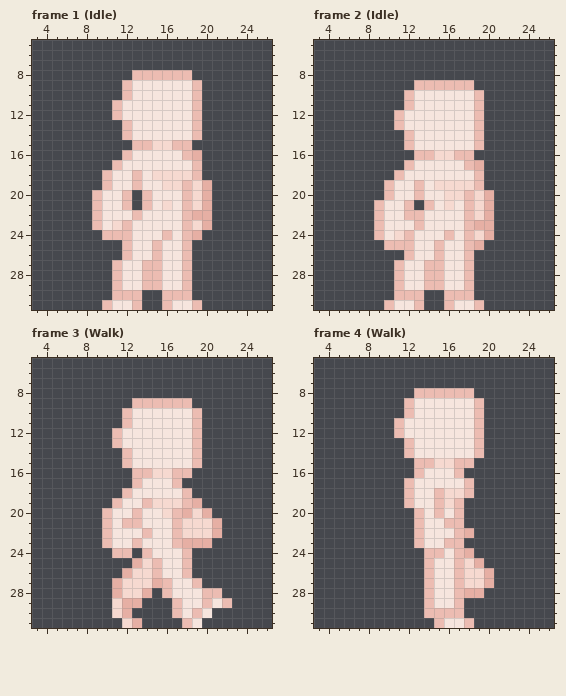
Edited in one commit: pixel-art file (textures/player/wearables/Newest character design.aseprite). Above is the file before it was changed.
32x32 pixels, 17 frames. Shown: frame 1 (Idle): x 3..26, y 5..31; frame 2 (Idle): x 3..26, y 5..31; frame 3 (Walk): x 3..26, y 5..31; frame 4 (Walk): x 3..26, y 5..31. The commit also changed other frames, which this record leaves out.
The same view after the edit:
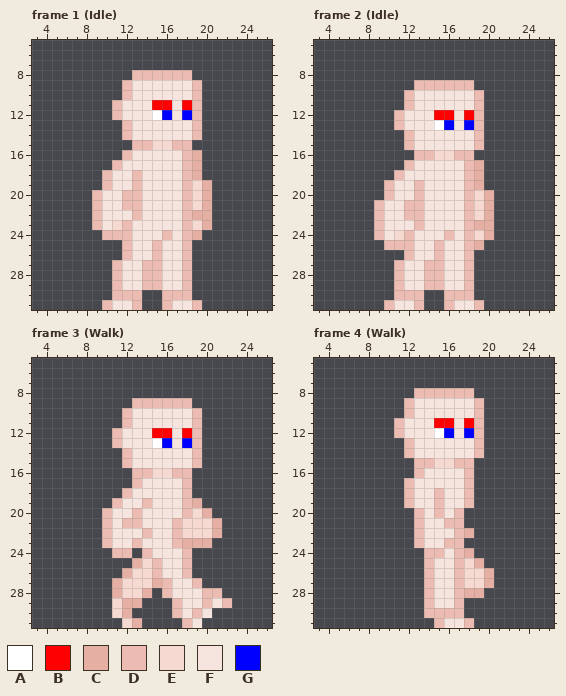
Palette (. is transparent): A #ffffff  B #ff0000  C #e6afa4  D #ecbcb2  E #f6d9d0  F #f6e5de  G #0000ff
Diff:
layer "Base" now hidden
layer "Base Male" now shown
layer "Eyes" now shown
Frame 1 (Idle), layers "Eyes", "Base Male":
The author changed colour F to colour A in row 12 at x 15.
The author changed colour F to colour B in row 11 at x 15 to 16 and 18.
The author changed colour D to colour C in rows 17 to 18 at x 19.
Colour D now appears in rows 20 to 21 at x 13.
The author changed colour E to colour D in row 18 at x 18.
The author changed colour F to colour D in row 17 at x 18.
The author changed colour D to colour F in rows 20 to 21 at x 14.
The author changed colour E to colour F in row 18 at x 15 to 17; in row 19 at x 16 to 17; in row 21 at x 16.
The author changed colour F to colour G in row 12 at x 16 and 18.
Frame 2 (Idle), layers "Eyes", "Base Male":
The author changed colour F to colour A in row 13 at x 15.
The author changed colour F to colour B in row 12 at x 15 to 16 and 18.
The author changed colour D to colour C in rows 18 to 19 at x 19.
Colour D now appears in row 21 at x 13.
The author changed colour E to colour D in row 19 at x 18.
The author changed colour F to colour D in row 18 at x 18.
The author changed colour D to colour F in row 21 at x 14.
The author changed colour E to colour F in row 19 at x 15 to 17; in row 20 at x 16 to 17; in row 21 at x 16.
The author changed colour F to colour G in row 13 at x 16 and 18.
Frame 3 (Walk), layers "Eyes", "Base Male":
The author changed colour F to colour A in row 13 at x 15.
The author changed colour F to colour B in row 12 at x 15 to 16 and 18.
Colour D now appears in row 17 at x 18.
The author changed colour C to colour D in row 20 at x 18.
The author changed colour D to colour F in row 17 at x 17; in row 20 at x 17.
The author changed colour E to colour F in row 19 at x 15 to 17; in row 20 at x 16.
The author changed colour F to colour G in row 13 at x 16 and 18.
Frame 4 (Walk), layers "Eyes", "Base Male":
The author changed colour F to colour A in row 12 at x 15.
The author changed colour F to colour B in row 11 at x 15 to 16 and 18.
Colour D now appears in row 16 at x 18; in row 19 at x 18.
The author changed colour D to colour F in row 16 at x 17; in row 19 at x 17.
The author changed colour E to colour F in row 18 at x 16 to 17; in row 19 at x 16.
The author changed colour F to colour G in row 12 at x 16 and 18.
Changed places in both pictures, as pixel boxes (x1, y1, x2, y2):
changed: (152, 100, 192, 120)
changed: (132, 160, 202, 210)
changed: (434, 110, 474, 130)
changed: (414, 170, 484, 210)
changed: (152, 428, 192, 448)
changed: (152, 478, 192, 518)
changed: (434, 418, 474, 508)
